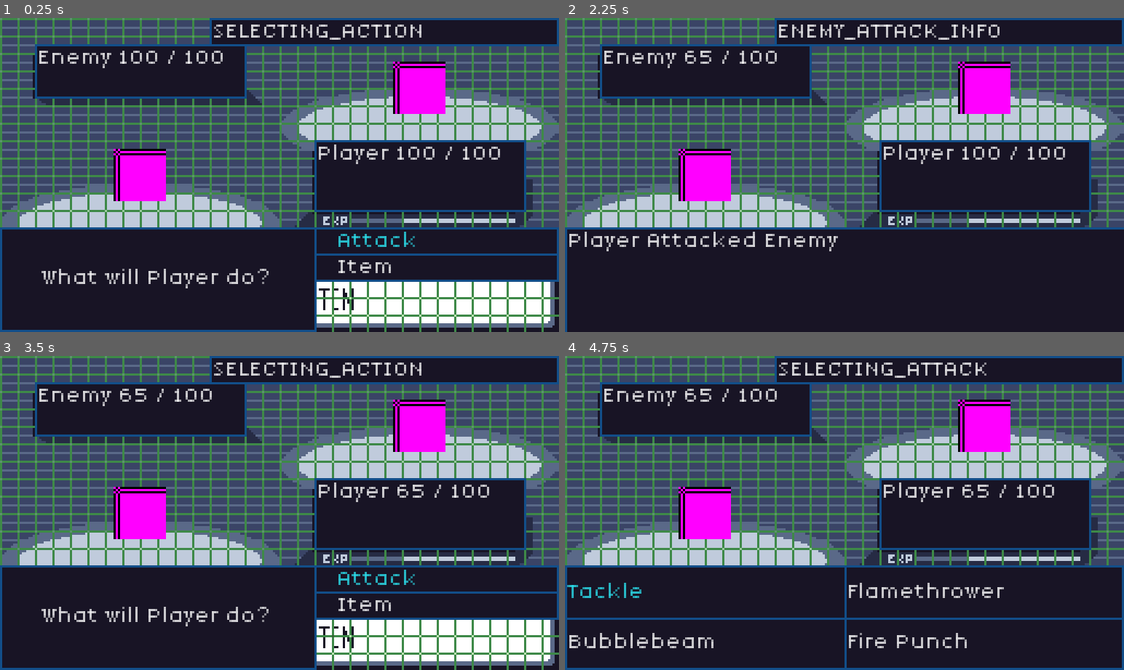
Above: before the commit, frames 1-4 (two rows, left to right).
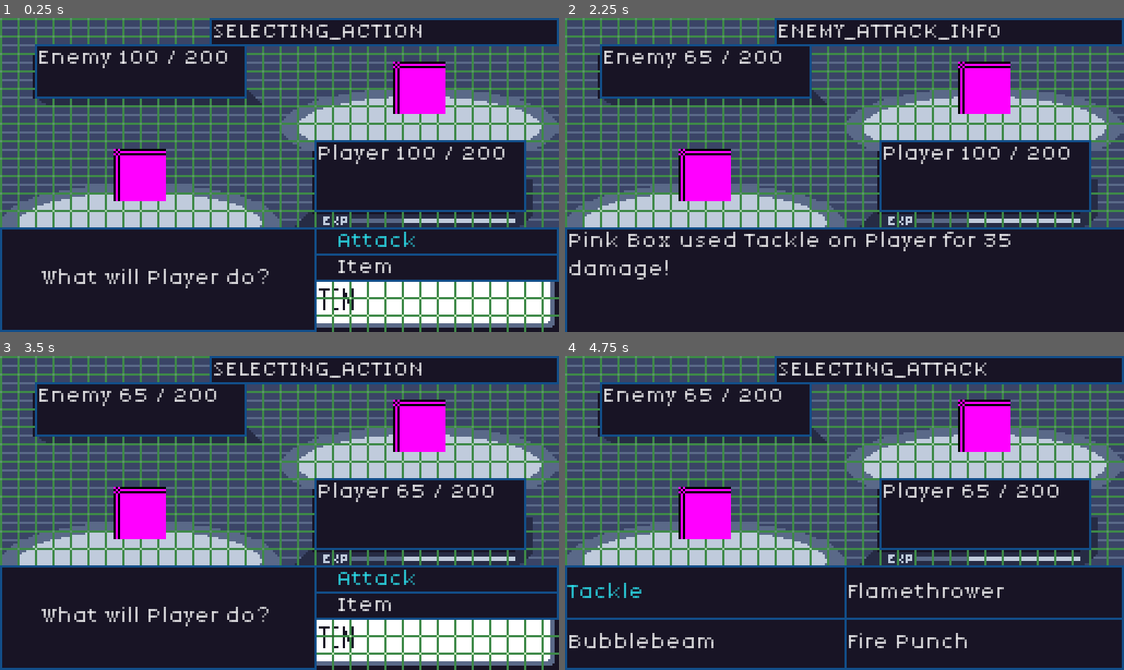
Above: after the commit, the same moments.

Repository: JakeTaussig/rpg-rougelike
Game: Godot game, scene res://scenes/battle.tscn
The game is run twice, just before and just after one commit, with the same random seed, the same clock (stepped at 60 frames per second) and the same inputs.
Inputs:
- Up to frame 1 (0.25 s): no input
- Up to frame 2 (2.25 s): click "Attack" at 0.5 s; click "Tackle" at 1.25 s; click "Continue" at 2 s
- Up to frame 3 (3.5 s): click "Continue" at 2.75 s
- Up to frame 4 (4.75 s): click "Item" at 3.5 s; click "Attack" at 4.25 s

The runs differ from the first frame. In frame 1, 0.4% of the frame differs, in the area x 33-91%, y 10-46%; in frame 2, 1.8%, in the area x 0-91%, y 10-84%; in frame 3, 0.4%; in frame 4, 0.4%.

Commit message:
fixed enemy attack text bug + up player and enemy HP for easy testing

Diff:
--- a/scenes/battle.tscn
+++ b/scenes/battle.tscn
@@ -130,6 +130,7 @@
 [node name="Player" parent="." instance=ExtResource("5_lpir7")]
 unique_name_in_owner = true
 position = Vector2(64, 72)
+max_hp = 200
 
 [node name="Enemies" type="Node2D" parent="."]
 unique_name_in_owner = true
@@ -138,6 +139,7 @@
 unique_name_in_owner = true
 position = Vector2(192, 32)
 character_name = "Pink Box"
+max_hp = 200
 
 [node name="StateDisplay" type="Label" parent="."]
 unique_name_in_owner = true
--- a/scripts/battle.gd
+++ b/scripts/battle.gd
@@ -67,7 +67,6 @@
 		%BattleStatus.visible = true
 		%BattleStatus.text = label_text
 		%ContinueButton.visible = true
-		%BattleStatus.text = "Player Attacked Enemy"
 		%ContinueButton.grab_focus()
 	elif state == State.GAME_END:
 		%BattleStatus.visible = true
